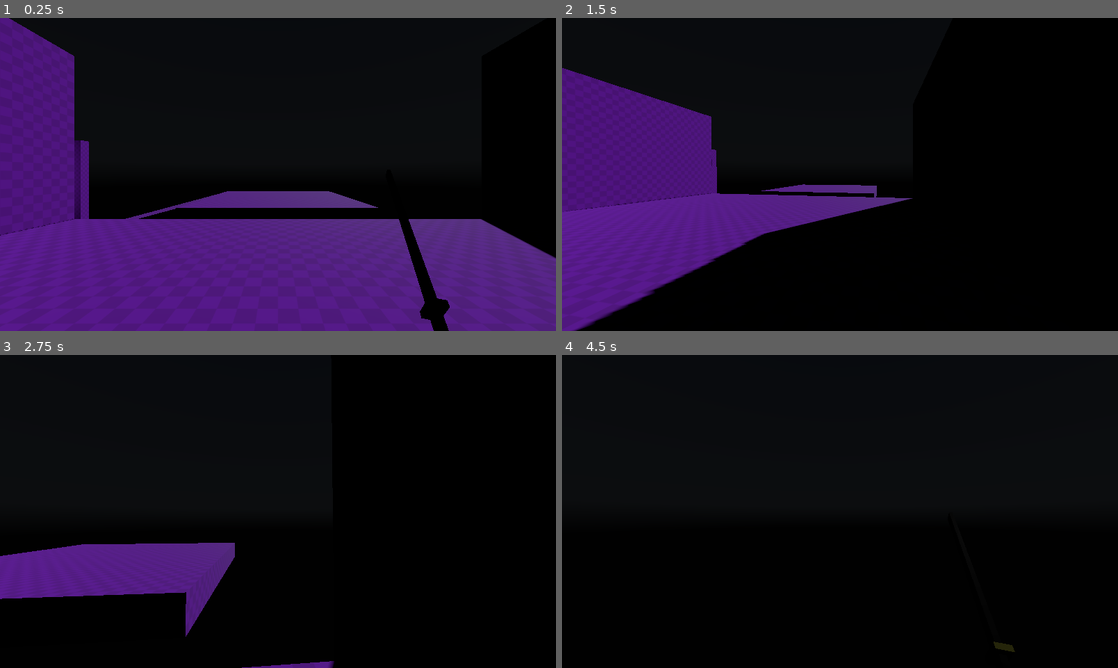
Above: before the commit, frames 1-4 (two rows, left to right).
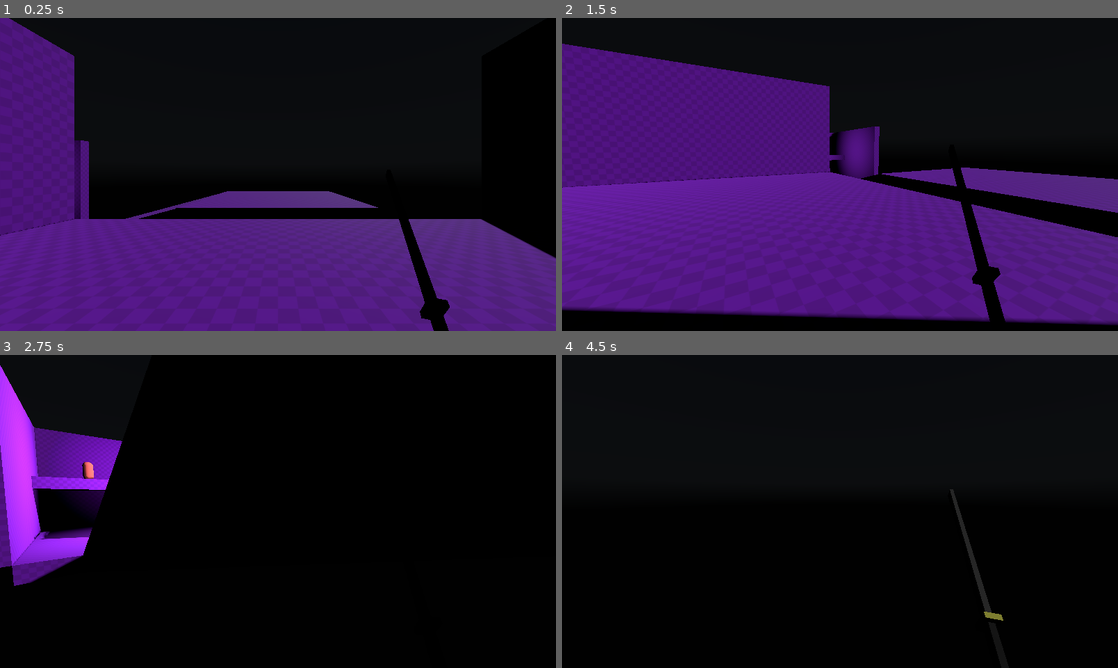
Above: after the commit, the same moments.

Repository: NeeravaNraj/ProjectX
Game: Godot game, scene res://components/levels/test_level.tscn
Two runs of this game, one before a commit and one after it. Both use one fixed random seed, a clock stepped at 60 frames per second and the inputs below. A sky picture missing from this copy of the repository is replaced by a grey-blue gradient.
Inputs (mouse positions are in pixels of both pictures, inside the frame that each line leads up to):
- Up to frame 1 (0.25 s): no input
- Up to frame 2 (1.5 s): tap Enter at 0.5 s; move the mouse to (962, 158) at 0.52 s; press the mouse at (962, 158) at 0.53 s; hold D (move_right) 0.53-1.28 s; tap Space (jump) at 0.77 s; move the mouse to (812, 174) at 1.27 s; release the mouse at (812, 174) at 1.28 s; hold W (move_up) from 1.28 s (still down); click (812, 174) at 1.35 s
- Up to frame 3 (2.75 s): keep holding W (move_up); tap Space (jump) at 1.52 s; move the mouse to (289, 505) at 2.02 s; press the mouse at (289, 505) at 2.03 s
- Up to frame 4 (4.5 s): keep holding W (move_up); move the mouse to (834, 517) at 2.77 s; release the mouse at (834, 517) at 2.78 s; click (834, 517) at 2.85 s; tap Space (jump) at 3.02, 3.77, 4.25 s; move the mouse to (878, 514) at 3.52 s; press the mouse at (878, 514) at 3.53 s; move the mouse to (795, 508) at 4.27 s; release the mouse at (795, 508) at 4.28 s; click (795, 508) at 4.35 s

The runs differ from the first frame. In frame 1, less than 0.1% of the frame differs, in the area x 8-13%, y 7-12%; in frame 2, 42%, in the area x 0-100%, y 8-100%; in frame 3, 13%; in frame 4, 0.4%.

Commit message:
Fix velocity component movement

Diff:
--- a/components/character/player.gd
+++ b/components/character/player.gd
@@ -20,11 +20,6 @@
 	if event.is_action_pressed("ui_cancel"):
 		Input.mouse_mode = Input.MOUSE_MODE_VISIBLE
 
-	if event is InputEventMouseMotion:
-		_camera_pivot.rotation.x += -event.relative.y * mouse_sens
-		_camera_pivot.rotation.x = clamp(_camera_pivot.rotation.x, deg_to_rad(-80), deg_to_rad(90))
-		rotation.y -= event.relative.x * mouse_sens
-
 func _unhandled_input(event: InputEvent) -> void:
 	var is_camera_motion := (
 		event is InputEventMouseMotion and
@@ -32,8 +27,9 @@
 	)
 
 	if is_camera_motion:
-		_camera_input_direction = event.screen_relative * mouse_sens
-
+		rotation.y -= event.relative.x * mouse_sens
+		_camera_pivot.rotation.x += -event.relative.y * mouse_sens
+		_camera_pivot.rotation.x = clamp(_camera_pivot.rotation.x, deg_to_rad(-80), deg_to_rad(90))
 
 func _physics_process(delta: float) -> void:
 	var is_starting_jump := Input.is_action_just_pressed("jump") and is_on_floor()
--- a/components/character/player.tscn
+++ b/components/character/player.tscn
@@ -55,7 +55,7 @@
 [node name="Velocity" parent="." unique_id=1034921754 instance=ExtResource("2_b1s2y")]
 unique_name_in_owner = true
 max_speed = 6.0
-acceleration_coef = 20.0
+gravity = -35.0
 
 [node name="PlayerControl" parent="Velocity" unique_id=514334726 instance=ExtResource("3_eti3u")]
 
--- a/components/primitives/movement/velocity.gd
+++ b/components/primitives/movement/velocity.gd
@@ -1,12 +1,13 @@
 class_name VelocityComponent extends Node
 
 @export_range(0.0, 1000.0, 0.01, "or_greater", "hide_control") var max_speed: float = 10.0
-@export var acceleration_coef: float = 50.0
-@export var gravity := -30.0
+@export var acceleration_coef: float = 20
+@export var deceleration_coef: float = 30
+@export var gravity := -9.8
 
 var target: CharacterBody3D
 var raw_direction := Vector2.ZERO
-var move_direction := Vector3.ZERO
+var move_velocity := Vector3.ZERO
 var last_moved_direction := Vector3.ZERO
 
 func add_impulse(direction: Vector3, power: float):
@@ -17,25 +18,22 @@
 	assert(target, "Expected VelocityComponent to be child of CharacterBody3D - %s" % [str(get_path())])
 
 func _physics_process(delta: float) -> void:
-	_accelerate(delta)
-	_fall(delta)
+	move(delta)
 
 	raw_direction = Vector2.ZERO
 	target.move_and_slide()
-	last_moved_direction = move_direction
 
-func _accelerate(delta: float):
-	var forward = target.global_basis.z
-	var right = target.global_basis.x
-	var rate = acceleration_coef * delta
+func move(delta: float):
+	if not target.is_on_floor():
+		target.velocity.y += gravity * delta
 
-	move_direction = forward * raw_direction.y + right * raw_direction.x
-	move_direction.y = 0.0
-	move_direction = move_direction.normalized()
+	var current_velocity = Vector2(move_velocity.x, move_velocity.z)
+	var direction = (target.transform.basis * Vector3(raw_direction.x, 0, raw_direction.y)).normalized()
 
-	target.velocity = target.velocity.move_toward(move_direction * max_speed, rate)
+	if direction:
+		current_velocity = lerp(current_velocity, Vector2(direction.x, direction.z) * max_speed, acceleration_coef * delta)
+	else:
+		current_velocity = current_velocity.move_toward(Vector2.ZERO, deceleration_coef * delta)
 
-func _fall(delta: float):
-	var y_velocity := target.velocity.y
-	target.velocity.y = 0.0
-	target.velocity.y = y_velocity + gravity * delta
+	move_velocity = Vector3(current_velocity.x, target.velocity.y, current_velocity.y)
+	target.velocity = move_velocity
